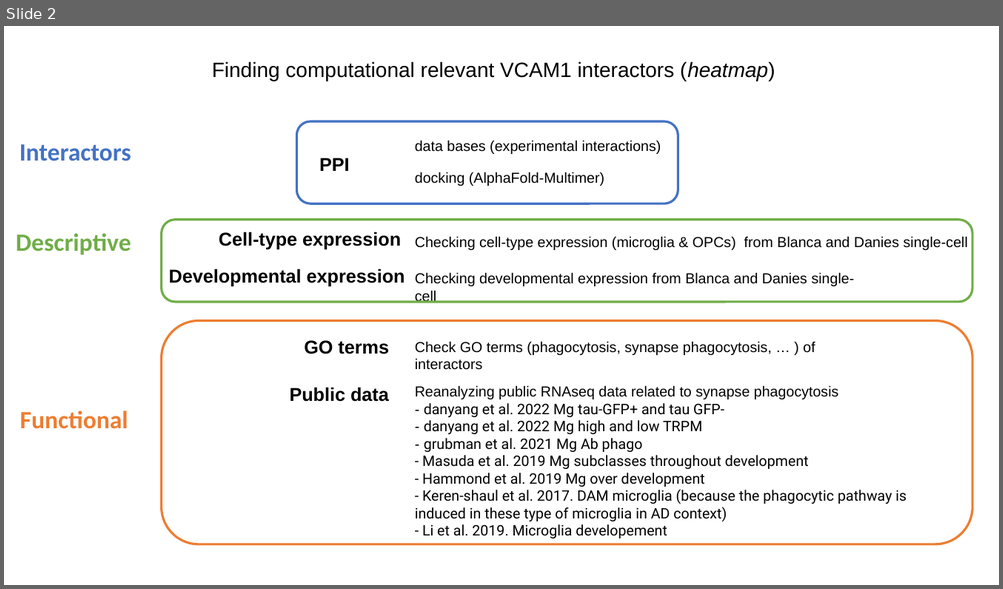
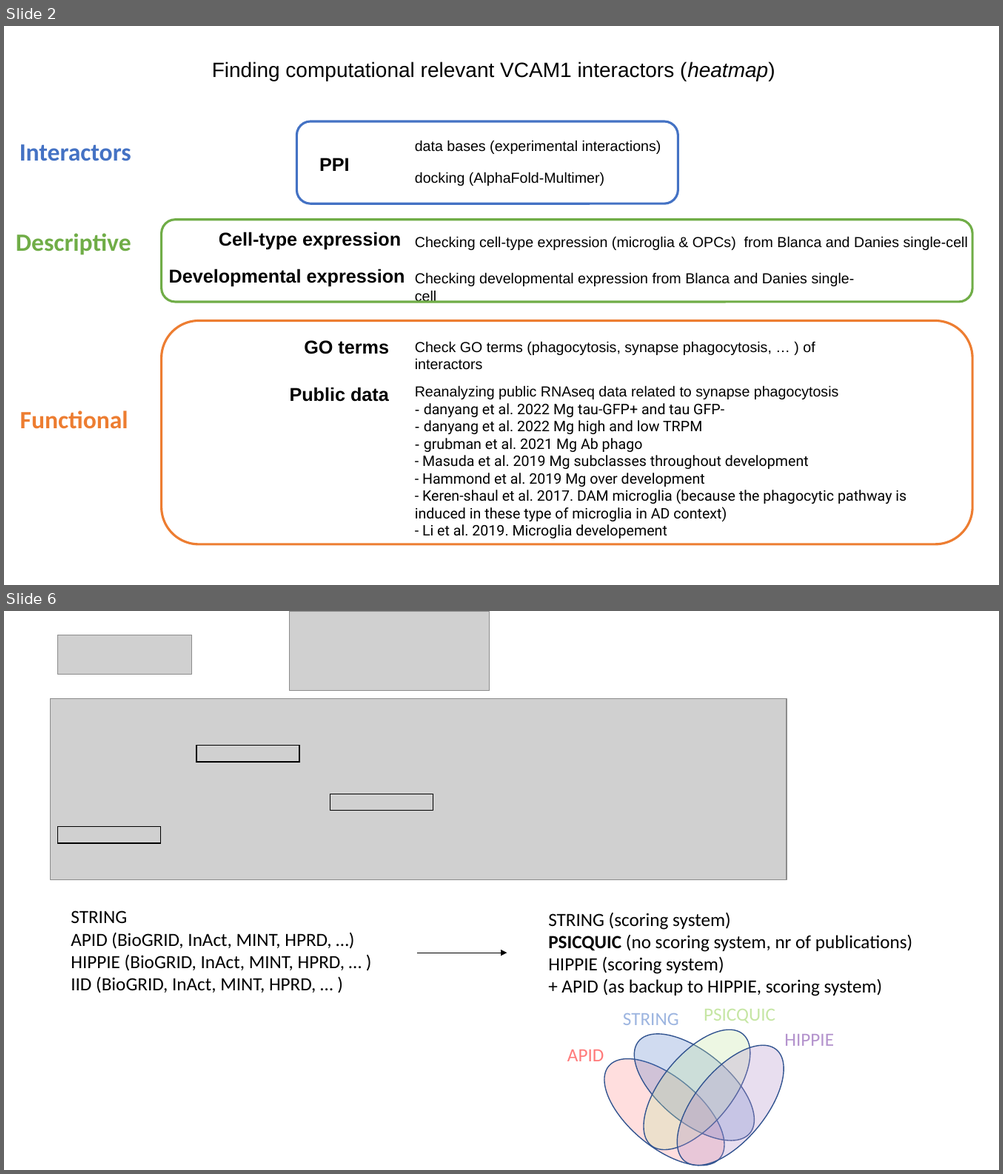
Before and after one commit to cgeyskens/phd, a slide deck: ppi/ppi-project.pptx. Shown one above the other, each under a label of ours: slide 2 before the commit, slides 2 and 6 after it; the slides between them are not shown. The pictures are 1003x589 and 1003x1174 pixels, drawn with LibreOffice and Linux fonts; fonts in the diff are those of the drawing; grey boxes stand for pictures. Boxes give left, top, right and bottom in pixels: in the first picture for what was removed or moved away, otherwise in the second. Text is boxed around its words. In the diff, an @@ line names an element or a change of style, - is before the commit and + after.

```diff
--- a/ppi/ppi-project.pptx
+++ b/ppi/ppi-project.pptx
@@ slide 6 added at (4, 611, 999, 1170), background #FFFFFF @@
@@ picture added at (290, 612, 489, 691) @@
@@ picture added at (58, 635, 192, 675) @@
@@ picture added at (51, 699, 786, 880) @@
@@ rectangle added at (196, 745, 299, 762), outline #000000 1 pt @@
@@ rectangle added at (330, 795, 433, 811), outline #000000 1 pt @@
@@ rectangle added at (58, 826, 161, 843), outline #000000 1 pt @@
@@ text added at (71, 911, 344, 994), 18 pt, text #000000 @@
+STRING
+APID (BioGRID, InAct, MINT, HPRD, …)
+HIPPIE (BioGRID, InAct, MINT, HPRD, … )
+IID (BioGRID, InAct, MINT, HPRD, … )
@@ text added at (548, 912, 912, 997), 18 pt, text #000000 @@
+STRING (scoring system)
+PSICQUIC (no scoring system, nr of publications)
+HIPPIE (scoring system)
++ APID (as backup to HIPPIE, scoring system)
@@ arrow added from (417, 953) to (507, 953), #000000 0.5 pt @@
@@ text added at (703, 1009, 775, 1023), 18 pt, text #C6E6A4 @@
+PSICQUIC
@@ ellipse added at (616, 1014, 772, 1161), fill #4472C4 at 25% opacity, outline #325491 1 pt @@
@@ text added at (623, 1014, 679, 1025), 18 pt, text #9DB5E0 @@
+STRING
@@ ellipse added at (624, 1012, 770, 1168), fill #C6E6A4 at 30% opacity, outline #325491 1 pt @@
@@ ellipse added at (657, 1028, 804, 1170), fill #B493CD at 30% opacity, outline #325491 1 pt @@
@@ text added at (567, 1050, 603, 1062), 18 pt, text #FF7A7A @@
+APID
@@ ellipse added at (586, 1039, 743, 1170), fill #FF9595 at 30% opacity, outline #325491 1 pt @@
@@ text added at (784, 1034, 834, 1046), 18 pt, text #B493CD @@
+HIPPIE
```
Also in this commit, not shown: 3 other slides added, 5 other files.
